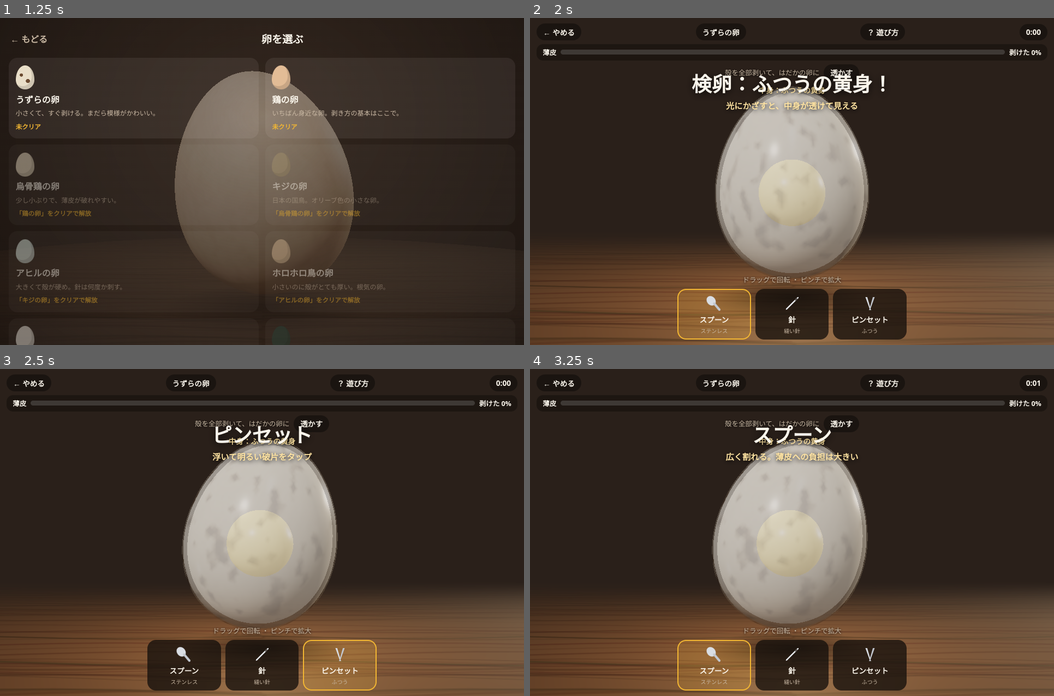
Above: before the commit, frames 1-4 (two rows, left to right).
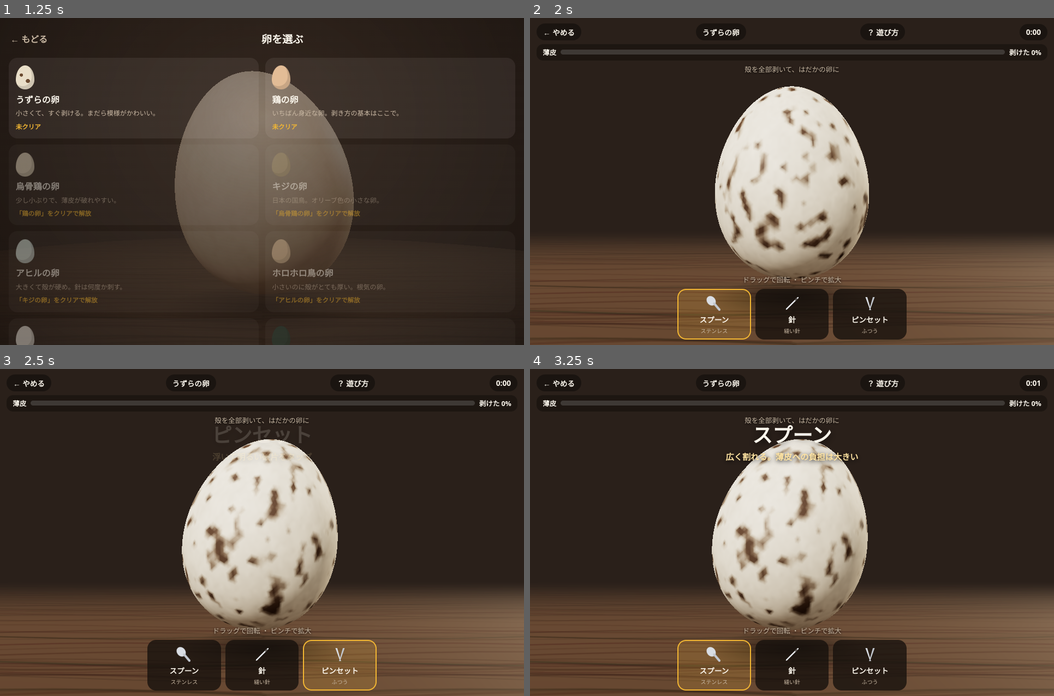
Above: after the commit, the same moments.

Repository: shakewakame/Game
Game: browser game, page egg/index.html
The game is run twice, just before and just after one commit, with the same random seed, the same clock (stepped at 60 frames per second) and the same inputs.
Inputs (mouse positions are in pixels of both pictures, inside the frame that each line leads up to):
- Up to frame 1 (1.25 s): click (262, 181) at 0.27 s; click (262, 214) at 1.07 s
- Up to frame 2 (2 s): click "うずらの卵 小さくて、すぐ剥ける。まだら模様がかわいい。 …" at 1.27 s; click (687, 148) at 1.67 s; click "続ける" at 1.87 s
- Up to frame 3 (2.5 s): press the mouse at (366, 483) at 2.27 s; release the mouse at (262, 467) at 2.4 s; click "ピンセット ふつう" at 2.47 s
- Up to frame 4 (3.25 s): click (870, 597) at 2.87 s; click "スプーン ステンレス" at 3.07 s

Frame 1 is identical in both runs. In frame 2, 15% of the frame differs, in the area x 0-72%, y 14-100%; in frame 3, 14%; in frame 4, 14%.

Commit message:
Egg: ready pieces stay ready, contents show only through the peeled membrane, cancel stale result timer
Co-Authored-By: Claude Opus 5.5 <noreply@anthropic.com>
Claude-Session: https://claude.ai/code/session_01WexRdv24nvwz8G396BASXn

Diff:
--- a/egg/index.html
+++ b/egg/index.html
@@ -144,7 +144,7 @@
         <span class="chip" id="hTime">0:00</span>
       </div>
       <div class="gauge" id="hGauge">薄皮 <span class="g"><i id="hDmg"></i></span> <span id="hPct">剥けた 0%</span></div>
-      <div class="goalrow"><span class="goal" id="hGoal"></span><button class="chip" id="hCandle">透かす</button></div>
+      <div class="goalrow"><span class="goal" id="hGoal"></span></div>
       <div class="inside" id="hInside"></div>
     </div>
     <div class="bottom">
@@ -477,7 +477,7 @@
 const R_=id=>G.rule&&G.rule.id===id;
 
 function startEgg(E,seed,kind='free',extra={}){
-  clearEgg();
+  clearTimeout(G.resTimer); clearEgg();
   G.kind=kind; G.art=extra.art||null; G.daily=extra.daily||null; G.rule=extra.rule||null;
   const egg=buildEgg(E,seed,{pieces:kind==='art'?70:undefined,art:G.art&&G.art.id,many:R_('many')});
   G.egg=egg;
@@ -500,10 +500,9 @@
   showScreen(null); $('hud').hidden=false; $('hName').textContent=E.name;
   $('hGoal').textContent=kind==='art'?`お題「${G.art.name}」：金色の部分を残して、ほかを剥く`:kind==='daily'?`今日の卵：${G.rule.name}`:'殻を全部剥いて、はだかの卵に';
   const C=CONTENTS[egg.inside], rare=isRare(E,egg.inside);
-  $('hInside').innerHTML=kind==='art'?'':`中身：${C.name}${rare?' <span class="rare">レア！</span>':''}`;
+  $('hInside').innerHTML=''; G.seen=false;
   updateHud();
   if(!S.tips){S.tips=true; save(); G.running=false; $('help').hidden=false;}
-  if(kind!=='art') candle(2.4,true);
 }
 // candling (検卵): light from inside makes the shell glow and shows what is in the egg
 function candle(sec,intro){G.candleT=sec; SFX.candle(); if(intro){const C=CONTENTS[G.egg.inside]; toast(C.kind==='none'?'検卵：あれ、空っぽ…？':`検卵：${C.name}！`,isRare(G.egg.E,G.egg.inside)?'めずらしい中身。慎重に剥こう':'光にかざすと、中身が透けて見える',2);}}
@@ -529,9 +528,9 @@
   for(const p of egg.pieces){ if(p.removed) continue; const f=!p.keep&&ready(p); p.mesh.position.copy(p.dir).multiplyScalar(f&&glow?.035:f?.012:0);
     p.mesh.material=p.keep?keepMat:(f&&glow?G.liftMat:G.shellMat);}
 }
-function crackedShare(p){let c=0,n=0; for(const pr of p.nbr){const other=G.egg.pieces[pr.a===p.i?pr.b:pr.a]; if(other.removed) continue; n++; if(pr.cracked) c++;} return n?c/n:1;}
+function crackedShare(p){let c=0,n=0; for(const pr of p.nbr){const other=G.egg.pieces[pr.a===p.i?pr.b:pr.a]; n++; if(pr.cracked||other.removed) c++;} return n?c/n:1;}
 function isFree(p){const s=crackedShare(p); return p.air?s>=.5:s>=1;}
-function ready(p){return isFree(p)||crackedShare(p)>=tier().partial;}
+function ready(p){if(p.ready) return true; if(isFree(p)||crackedShare(p)>=tier().partial){p.ready=true; return true;} return false;}
 
 /* ---------- actions ---------- */
 function crackAround(dir,R){let n=0; for(const pr of G.egg.pairs){ if(!pr.cracked&&pr.mid.dot(dir)>Math.cos(R)){pr.cracked=true; pr.hp=0; n++;}} return n;}
@@ -560,11 +559,11 @@
 function peelAttempt(p){
   const T=tier(), s=crackedShare(p), mem=G.egg.E.mem;
   if(p.keep){toast('ここは残す部分','金色の殻はそのまま',1); SFX.hard(); return;}
-  if(isFree(p)){removePiece(p);
+  if(isFree(p)||(p.ready&&crackedShare(p)>=.999)){removePiece(p);
     if(G.egg.rng()<(R_('lucky')?.25:.07)){const chain=nbrs(p).filter(q=>!q.removed&&!q.keep&&crackedShare(q)>=.5);
       if(chain.length>=2){chain.forEach(q=>removePiece(q,true)); G.bonus+=40; SFX.lucky(); buzz([20,30,60]); toast('ズルッと一気に！',`${chain.length+1}枚まとめて剥けた`,1.5);}}
     afterPeel(); return;}
-  if(s>=T.partial){removePiece(p); addDamage(.8*T.peelDmg*mem,p.dir,false); afterPeel(); return;}
+  if(s>=T.partial||p.ready){removePiece(p); addDamage(.8*T.peelDmg*mem,p.dir,false); afterPeel(); return;}
   // tapped a piece that is still held? take a ready neighbour instead, if there is one
   const rd=nbrs(p).find(q=>!q.removed&&!q.keep&&ready(q));
   if(rd){peelAttempt(rd); return;}
@@ -610,7 +609,7 @@
   if(G.done) return; G.done=true; G.running=false; G.failed=!ok; G.slow=false;
   if(ok){SFX.wobble(); G.jiggle=1; setTimeout(()=>SFX.done(),450); buzz([30,40,60]); if(G.kind==='art') G.showcase=1;}
   else {SFX.tear(); buzz([60,40,60]); G.membrane.material=membraneMat.clone(); G.membrane.material.color.set('#e9c98a'); toast(why||'薄皮が破れた…',why?'':'白身がとろ〜り。次は優しく',2);}
-  setTimeout(showResult,ok?(G.kind==='art'?2800:2300):1700);
+  G.resTimer=setTimeout(showResult,ok?(G.kind==='art'?2800:2300):1700);
 }
 function scoreOf(){
   const pct=Math.round(G.removedArea/G.egg.total*100), dmg=Math.round(G.dmg), t=Math.round(G.t);
@@ -653,6 +652,9 @@
 function updateHud(){
   if(!G.egg) return;
   const pct=Math.round(G.removedArea/G.egg.total*100);
+  // once enough shell is off, what is inside shows through the membrane and gets a name
+  if(G.kind!=='art'&&!G.seen&&pct>=35){G.seen=true; const C=CONTENTS[G.egg.inside], rare=isRare(G.egg.E,G.egg.inside);
+    $('hInside').innerHTML=`中身：${C.name}${rare?' <span class="rare">レア！</span>':''}`; toast(C.kind==='none'?'あれ、黄身が見えない…？':'中身が見えてきた！',`${C.name}${rare?'（レア！）':''}`,1.8);}
   $('hDmg').style.width=G.dmg+'%'; $('hGauge').classList.toggle('hot',G.dmg>75);
   const rd=G.egg.pieces.filter(p=>!p.removed&&!p.keep&&ready(p)).length;
   $('hHint').textContent=R_('noglow')?'剥がせる破片を見極めよう':rd?`光っている破片 ${rd}枚 → ピンセットで剥がせる`:'ドラッグで回転 ・ ピンチで拡大';
@@ -664,7 +666,6 @@
 document.querySelectorAll('.tool').forEach(b=>b.onclick=()=>{audio(); setTool(b.dataset.tool); SFX.needle(0); const t=TOOLTIP[b.dataset.tool]; toast(t[0],t[1],1.1);});
 $('hHelp').onclick=()=>{G.running=false; $('help').hidden=false;};
 $('helpClose').onclick=()=>{$('help').hidden=true; if(G.egg&&!G.done) G.running=true;};
-$('hCandle').onclick=()=>{if(G.running) candle(1.8,false);};
 let toastT=null;
 function toast(big,small,dur=1.2){$('tBig').textContent=big; $('tSmall').textContent=small||''; $('toast').style.opacity=1; clearTimeout(toastT); toastT=setTimeout(()=>$('toast').style.opacity=0,dur*1000);}
 
